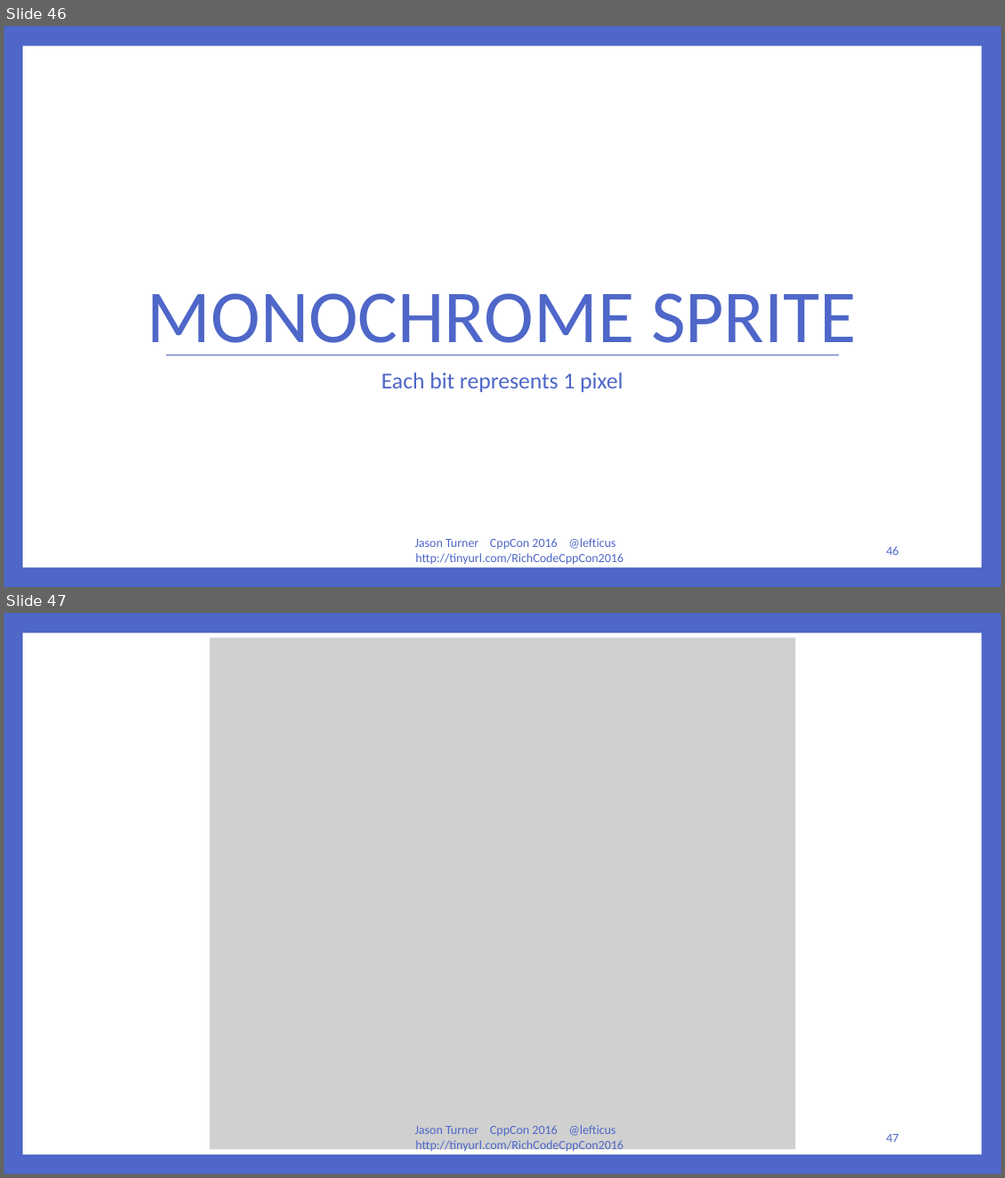
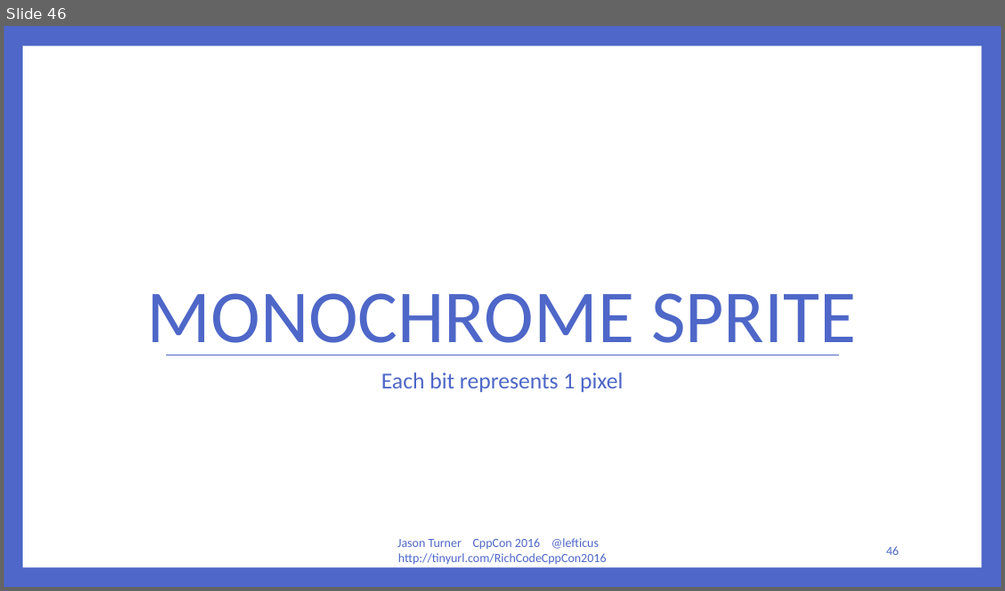
Before and after one commit to lefticus/presentations, a slide deck: RichCodeForTinyMachines/Rich Code For Tiny Computers.pptx. Shown one above the other, each under a label of ours: slides 46 and 47 before the commit, slide 46 after it. The pictures are 1005x1178 and 1005x591 pixels, drawn with LibreOffice and Linux fonts; fonts in the diff are those of the drawing; grey boxes stand for pictures. Boxes give left, top, right and bottom in pixels: in the first picture for what was removed or moved away, otherwise in the second. Text is boxed around its words. In the diff, an @@ line names an element or a change of style, - is before the commit and + after.

```diff
--- a/RichCodeForTinyMachines/Rich Code For Tiny Computers.pptx
+++ b/RichCodeForTinyMachines/Rich Code For Tiny Computers.pptx
@@ slide 47 removed at [4,613,1001,1174], background #4E67C8; not listed: 1 template element that a slide beside it also shows @@
@@ picture removed at [210,638,795,1149] @@
@@ text removed at [415,1125,623,1152] @@
-Jason Turner CppCon 2016 @lefticus http://tinyurl.com/RichCodeCppCon2016
@@ page number removed at [886,1134,898,1142] @@
-47
@@ slide 46 changed as well @@
@@ text "Jason Turner CppCon 2016 @lefticus ...": place and size @@
-text "Jason Turner CppCon 2016 @lefticus ..." at [415,538,623,564]
+text "Jason Turner CppCon 2016 @lefticus ..." at [397,538,607,564]
```
Also in this commit, not shown: 64 other slides changed, 4 slides added, 3 other slides removed.
